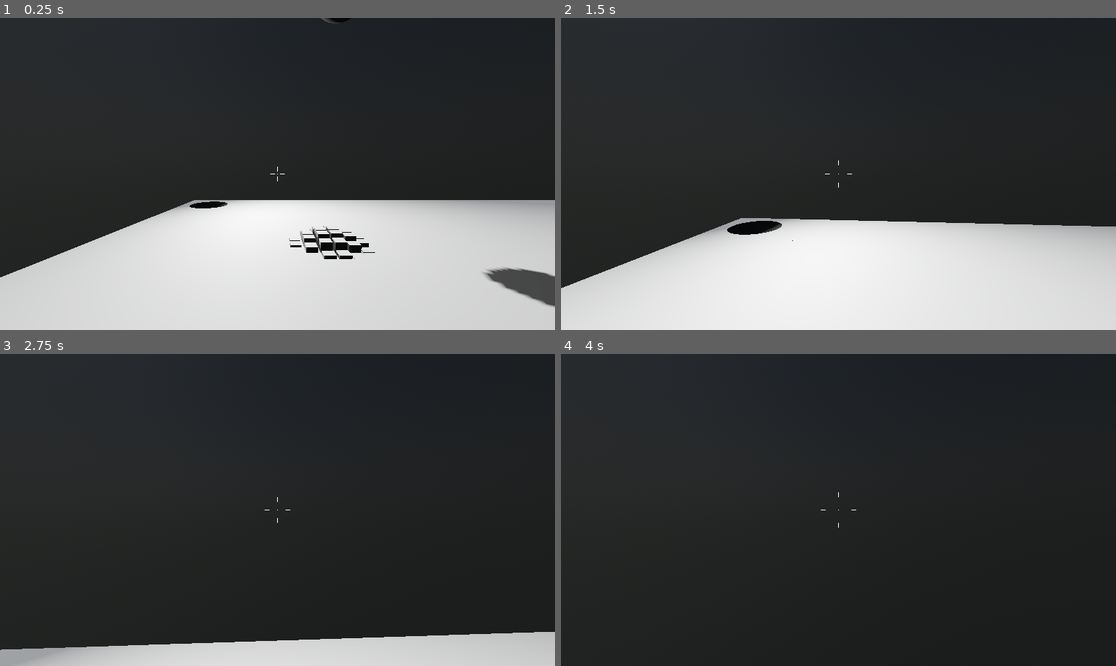
Above: before the commit, frames 1-4 (two rows, left to right).
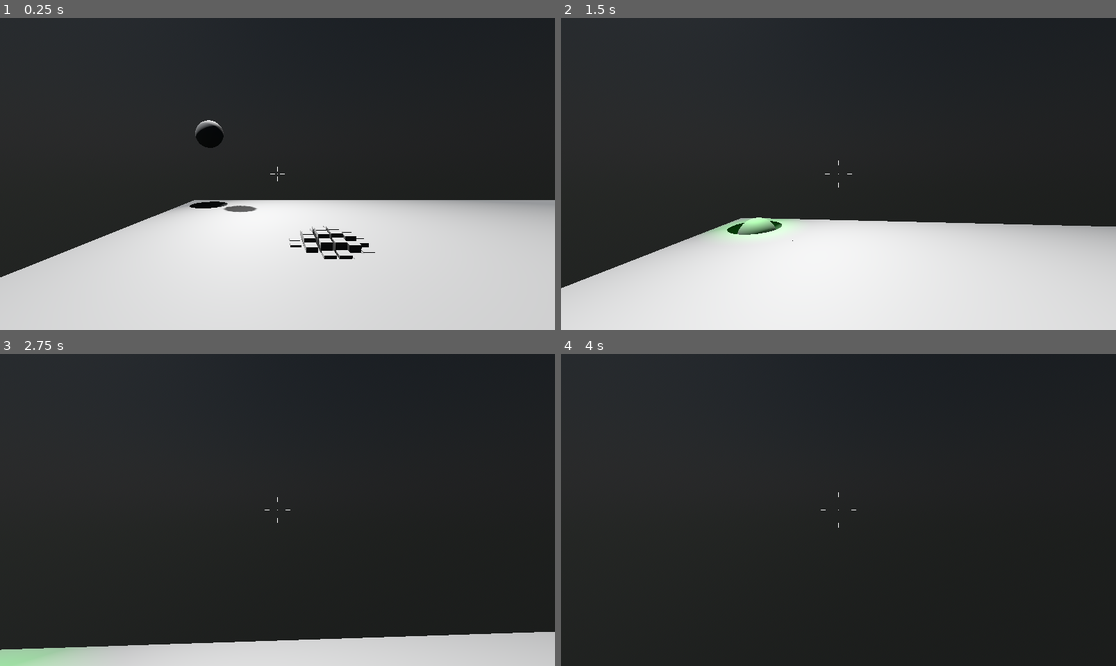
Above: after the commit, the same moments.

Repository: BradleyCai/mask-game
Game: Godot game, scene res://scenes/sticks/liftable_sticks_room.tscn
Two runs of this game, one before a commit and one after it. Both use one fixed random seed, a clock stepped at 60 frames per second and the inputs below. The project has no main scene, so this scene is started directly.
Inputs (mouse positions are in pixels of both pictures, inside the frame that each line leads up to):
- Up to frame 1 (0.25 s): no input
- Up to frame 2 (1.5 s): tap Enter (ui_accept) at 0.5, 0.77 s; move the mouse to (866, 174) at 0.52 s; hold Up (ui_up) from 0.53 s (still down); tap Ctrl (crouch) at 0.6 s; move the mouse to (810, 174) at 1.27 s; click (810, 174) at 1.35 s
- Up to frame 3 (2.75 s): keep holding Up (ui_up); tap Enter (ui_accept) at 1.52 s; move the mouse to (288, 503) at 2.02 s; tap Shift (sprint) at 2.1 s
- Up to frame 4 (4 s): keep holding Up (ui_up); move the mouse to (832, 516) at 2.77 s; tap Ctrl (crouch) at 2.85 s; tap Enter (ui_accept) at 3.02, 3.5, 3.77 s; move the mouse to (877, 513) at 3.52 s; click (877, 513) at 3.6 s

The runs differ from the first frame. In frame 1, 1.4% of the frame differs, in the area x 35-100%, y 0-93%; in frame 2, 0.7%; in frame 3, 0.7%; in frame 4, nothing differs.

Commit message:
Turn green light on when scoring ball in hole

Diff:
--- /dev/null
+++ b/scenes/sticks/bowl_ball.gd
@@ -0,0 +1,12 @@
+class_name BowlBall
+extends RigidBody3D
+
+
+# Called when the node enters the scene tree for the first time.
+func _ready() -> void:
+	pass # Replace with function body.
+
+
+# Called every frame. 'delta' is the elapsed time since the previous frame.
+func _process(delta: float) -> void:
+	pass
--- /dev/null
+++ b/scenes/sticks/checker.gd
@@ -0,0 +1,25 @@
+extends Area3D
+
+@export var light_path: NodePath
+@onready var light := get_node(light_path)
+
+var on := false
+
+# Called when the node enters the scene tree for the first time.
+func _ready() -> void:
+	pass # Replace with function body.
+
+# Called every frame. 'delta' is the elapsed time since the previous frame.
+func _process(delta: float) -> void:
+	pass
+
+
+func _on_body_entered(body: Node) -> void:
+	if body is BowlBall:
+		on = true
+		light.visible = true
+
+func _on_body_exited(body: Node) -> void:
+	if body is BowlBall:
+		on = false
+		light.visible = false
--- a/scenes/sticks/liftable_sticks_room.tscn
+++ b/scenes/sticks/liftable_sticks_room.tscn
@@ -1,7 +1,9 @@
-[gd_scene load_steps=11 format=3 uid="uid://ly4ovf27g1og"]
+[gd_scene load_steps=14 format=3 uid="uid://ly4ovf27g1og"]
 
 [ext_resource type="PackedScene" uid="uid://dxbw2hi0uyj4c" path="res://scenes/sticks/liftable_sticks.tscn" id="1_p17da"]
+[ext_resource type="Script" uid="uid://bbtb5md6xfaq" path="res://scenes/sticks/bowl_ball.gd" id="2_2qt5s"]
 [ext_resource type="PackedScene" uid="uid://cc1m2a1obsyn4" path="res://addons/fpc/character.tscn" id="2_p17da"]
+[ext_resource type="Script" uid="uid://d4jfyqvqwk2do" path="res://scenes/sticks/checker.gd" id="3_n481h"]
 
 [sub_resource type="PhysicalSkyMaterial" id="PhysicalSkyMaterial_p17da"]
 ground_color = Color(0.9137255, 0.9882353, 0.85882354, 1)
@@ -27,6 +29,9 @@
 [sub_resource type="ConcavePolygonShape3D" id="ConcavePolygonShape3D_p17da"]
 data = PackedVector3Array(-1, -0.5, -1, -1, 0.5, -1, -1, -0.5, 1, -1, -0.5, -1, -1, -0.5, 1, 1, -0.5, -1, -1, -0.5, -1, …(18599 unchanged characters)…
 
+[sub_resource type="BoxShape3D" id="BoxShape3D_2qt5s"]
+size = Vector3(2, 2, 2)
+
 [node name="Node3D" type="Node3D"]
 
 [node name="DirectionalLight3D" type="DirectionalLight3D" parent="."]
@@ -38,16 +43,17 @@
 
 [node name="sticks2" parent="." instance=ExtResource("1_p17da")]
 
-[node name="ball" type="RigidBody3D" parent="."]
-transform = Transform3D(1, 0, 0, 0, 1, 0, 0, 0, 1, -1.1379654, 1.5942564, 0.5125394)
+[node name="bowl_ball" type="RigidBody3D" parent="." groups=["ball"]]
+transform = Transform3D(1, 0, 0, 0, 1, 0, 0, 0, 1, 2.7685306, 4.013512, -2.522201)
+script = ExtResource("2_2qt5s")
 
-[node name="CollisionShape3D" type="CollisionShape3D" parent="ball"]
+[node name="CollisionShape3D" type="CollisionShape3D" parent="bowl_ball"]
 shape = SubResource("SphereShape3D_t57k4")
 
-[node name="MeshInstance3D" type="MeshInstance3D" parent="ball"]
+[node name="MeshInstance3D" type="MeshInstance3D" parent="bowl_ball"]
 mesh = SubResource("SphereMesh_l0v2h")
 
-[node name="MeshInstance3D" type="MeshInstance3D" parent="ball/MeshInstance3D"]
+[node name="MeshInstance3D" type="MeshInstance3D" parent="bowl_ball/MeshInstance3D"]
 mesh = SubResource("SphereMesh_l0v2h")
 
 [node name="SpotLight3D" type="SpotLight3D" parent="."]
@@ -96,3 +102,19 @@
 
 [node name="CSGBakedCollisionShape3D" type="CollisionShape3D" parent="bowl/StaticBody3D"]
 shape = SubResource("ConcavePolygonShape3D_p17da")
+
+[node name="checker" type="Area3D" parent="bowl"]
+transform = Transform3D(1, 0, 0, 0, 1, 0, 0, 0, 1, 0, -0.7089504, 0)
+script = ExtResource("3_n481h")
+light_path = NodePath("../../SpotLight3D2")
+
+[node name="CollisionShape3D" type="CollisionShape3D" parent="bowl/checker"]
+shape = SubResource("BoxShape3D_2qt5s")
+
+[node name="SpotLight3D2" type="SpotLight3D" parent="."]
+transform = Transform3D(1, 0, 0, 0, -4.371139e-08, 1, 0, -1, -4.371139e-08, 2.7606125, 2.5280905, -2.4687622)
+visible = false
+light_color = Color(0, 1, 0, 1)
+spot_range = 2.679
+
+[connection signal="body_entered" from="bowl/checker" to="bowl/checker" method="_on_body_entered"]
--- a/scenes/sticks/sticks_2.gd
+++ b/scenes/sticks/sticks_2.gd
@@ -6,7 +6,7 @@
 
 @export var smooth_speed := 8.0
 
-@onready var ball: Node3D = get_node(ball_path)
+@onready var mask_pos: Node3D = get_node(ball_path)
 var bodies: Array[AnimatableBody3D] = []
 
 func _ready():
@@ -15,7 +15,7 @@
 			bodies.append(c)
 
 func _process(delta):
-	var ball_pos = ball.global_position
+	var ball_pos = mask_pos.global_position
 
 	for body in bodies:
 		var d = body.global_position.distance_to(ball_pos)
Not shown, added: scenes/sticks/bowl_ball.gd.uid
Not shown, added: scenes/sticks/checker.gd.uid
